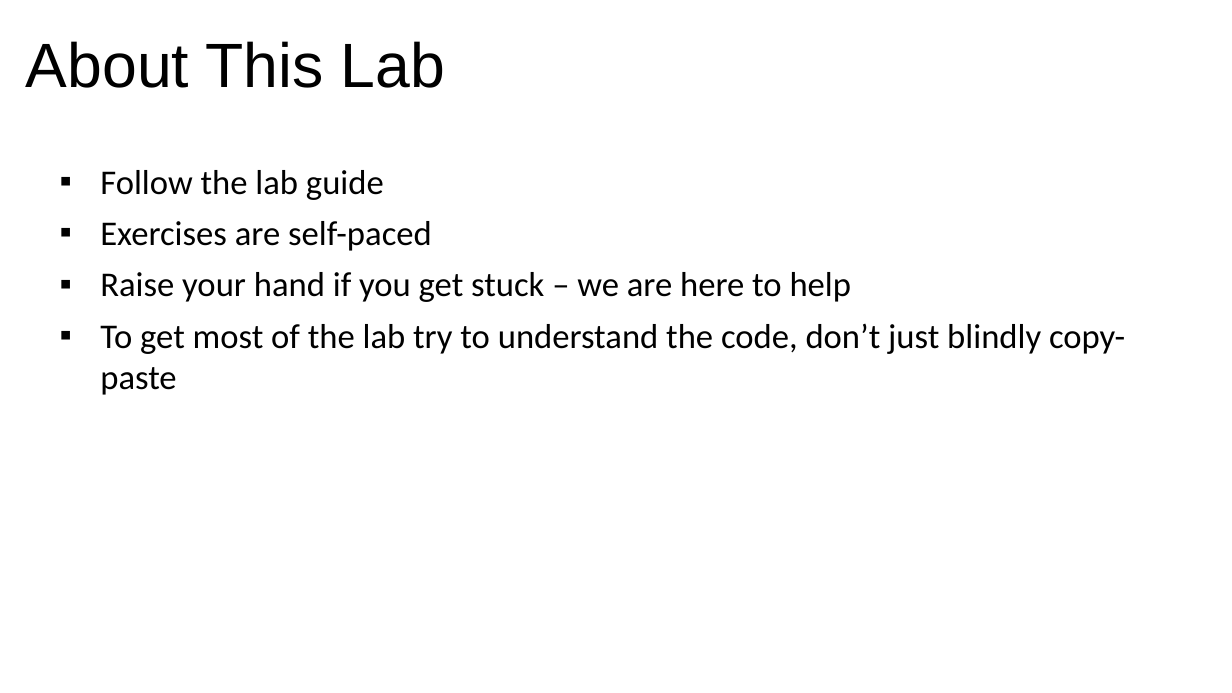
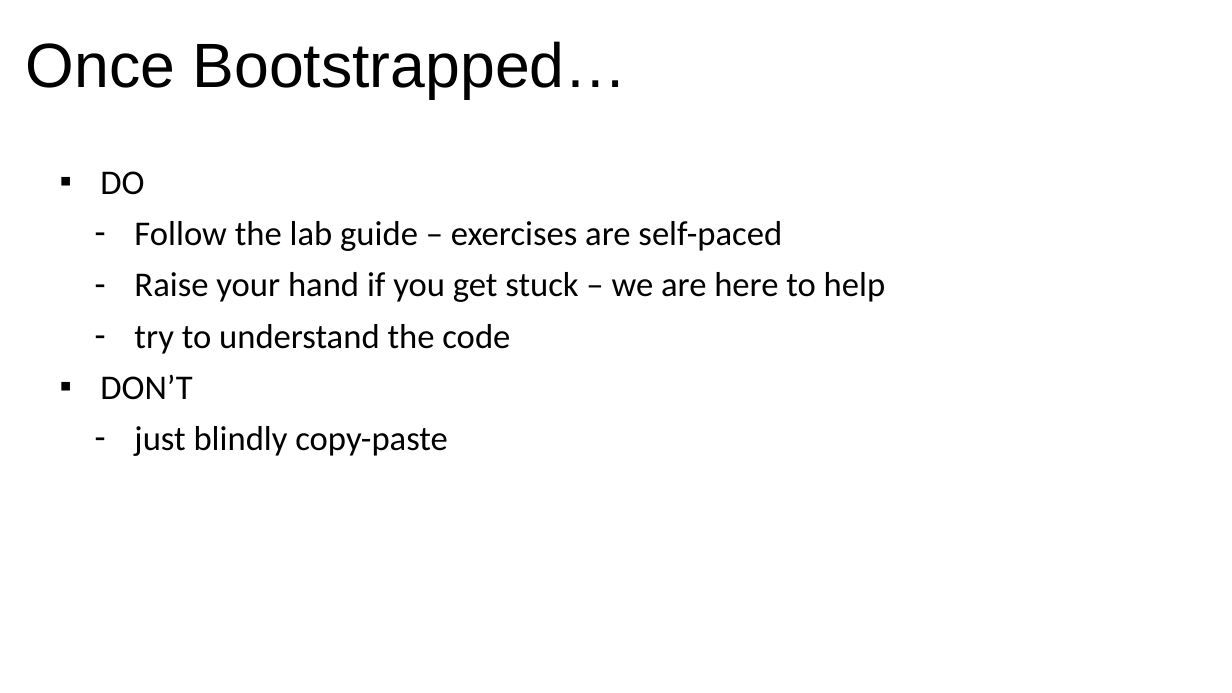
Before and after one commit to javaee/jersey-hol-sse-websocket, a slide deck: slide 6 of lab-guide-devoxx.pptx (slide 5 before the commit). Drawn at 1232x693 pixels with LibreOffice and Linux fonts; fonts in the diff are those of the drawing; background and template pictures are left out. Boxes give left, top, right and bottom in pixels: in the first picture for what was removed or moved away, otherwise in the second. Text is boxed around its words. In the diff, an @@ line names an element or a change of style, - is before the commit and + after.

```diff
--- a/lab-guide-devoxx.pptx
+++ b/lab-guide-devoxx.pptx
@@ title at bbox=[26, 41, 627, 99]: text changed @@
-About This Lab
+Once Bootstrapped…
@@ text at bbox=[100, 171, 782, 251]: text changed @@
-▪ Follow the lab guide
-▪ Exercises are self-paced
+▪ DO
+  – Follow the lab guide – exercises are self-paced
@@ text at bbox=[134, 272, 886, 302]: bullet ▪ to -; list level 1 to 2 in "Raise your hand if you ..." @@
@@ text at bbox=[100, 324, 510, 456]: text changed @@
-▪ To get most of the lab try to understand the code, don’t just blindly copy-paste
+  – try to understand the code
+▪ DON’T
+  – just blindly copy-paste
```
Also in this commit, not shown: 14 other slides changed, 3 slides added.
